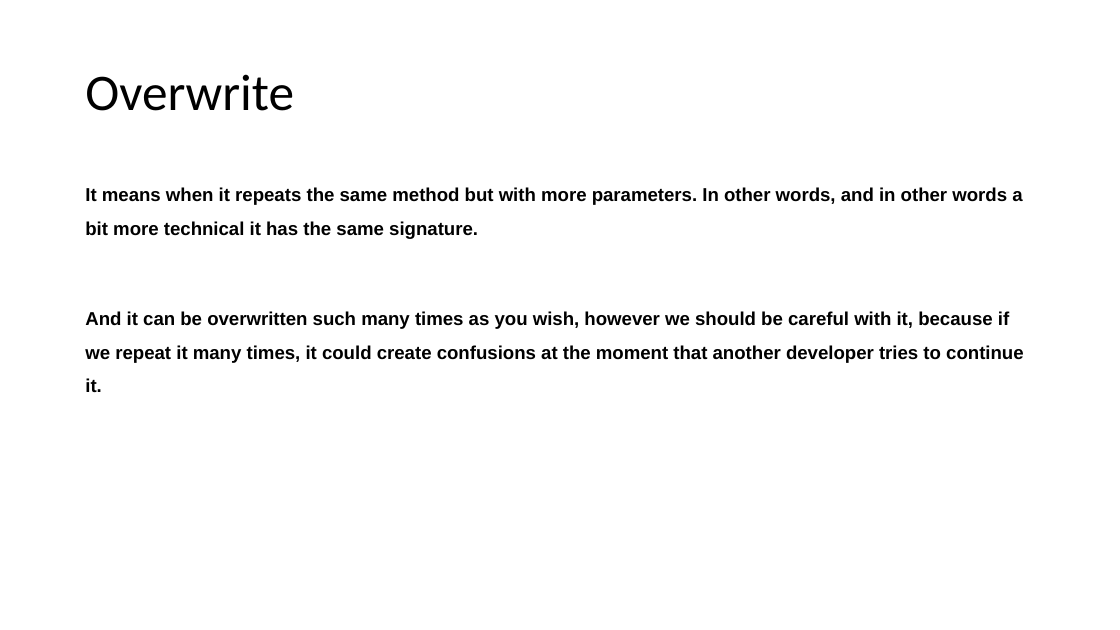
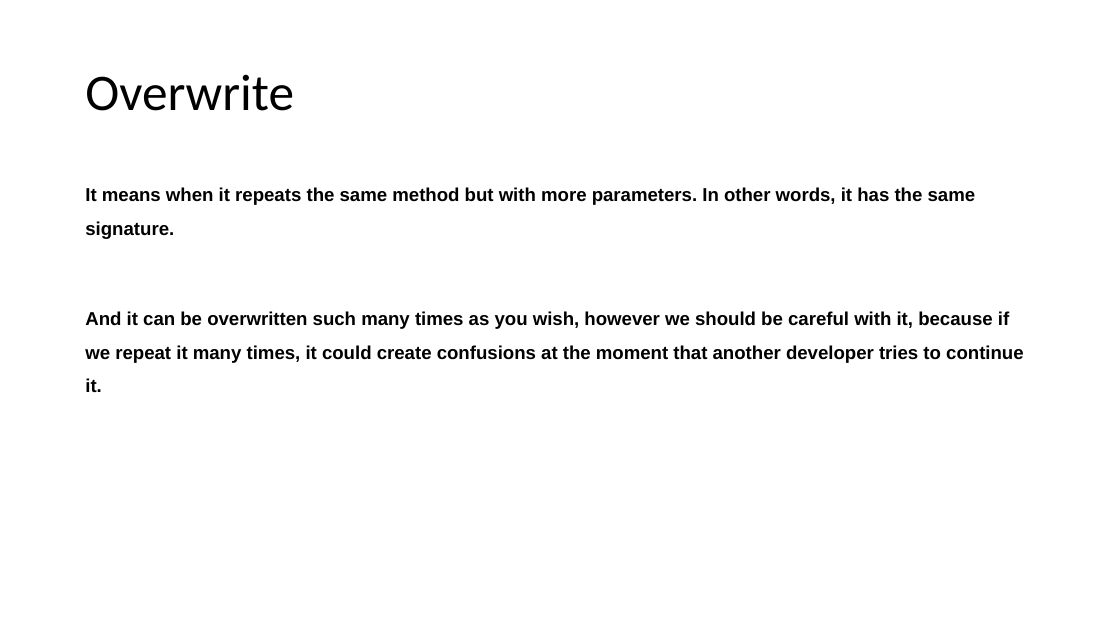
Before and after one commit to abelcondear/course, a slide deck: slide 17 of powerpoint/introduction-course.pptx. Drawn at 1120x630 pixels with LibreOffice and Linux fonts; fonts in the diff are those of the drawing. Boxes give left, top, right and bottom in pixels: in the first picture for what was removed or moved away, otherwise in the second. Text is boxed around its words. In the diff, an @@ line names an element or a change of style, - is before the commit and + after.

```diff
--- a/powerpoint/introduction-course.pptx
+++ b/powerpoint/introduction-course.pptx
@@ text at [85,187,976,239]: text changed @@
-It means when it repeats the same method but with more parameters. In other words, and in other words a bit more technical it has the same signature.
+It means when it repeats the same method but with more parameters. In other words, it has the same signature.
```
Also in this commit, not shown: 3 other slides changed, 1 slide added, 4 other files.
